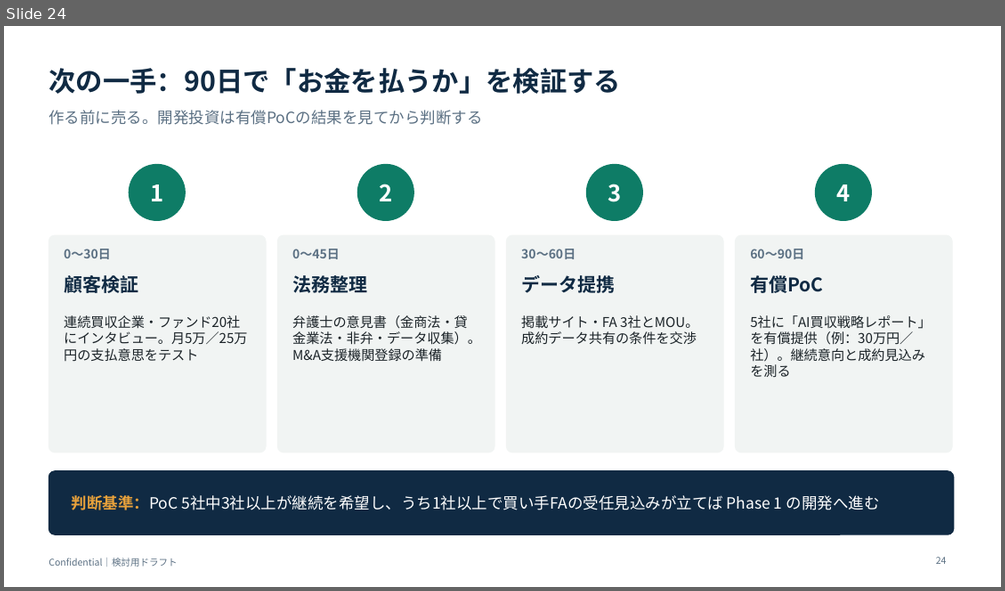
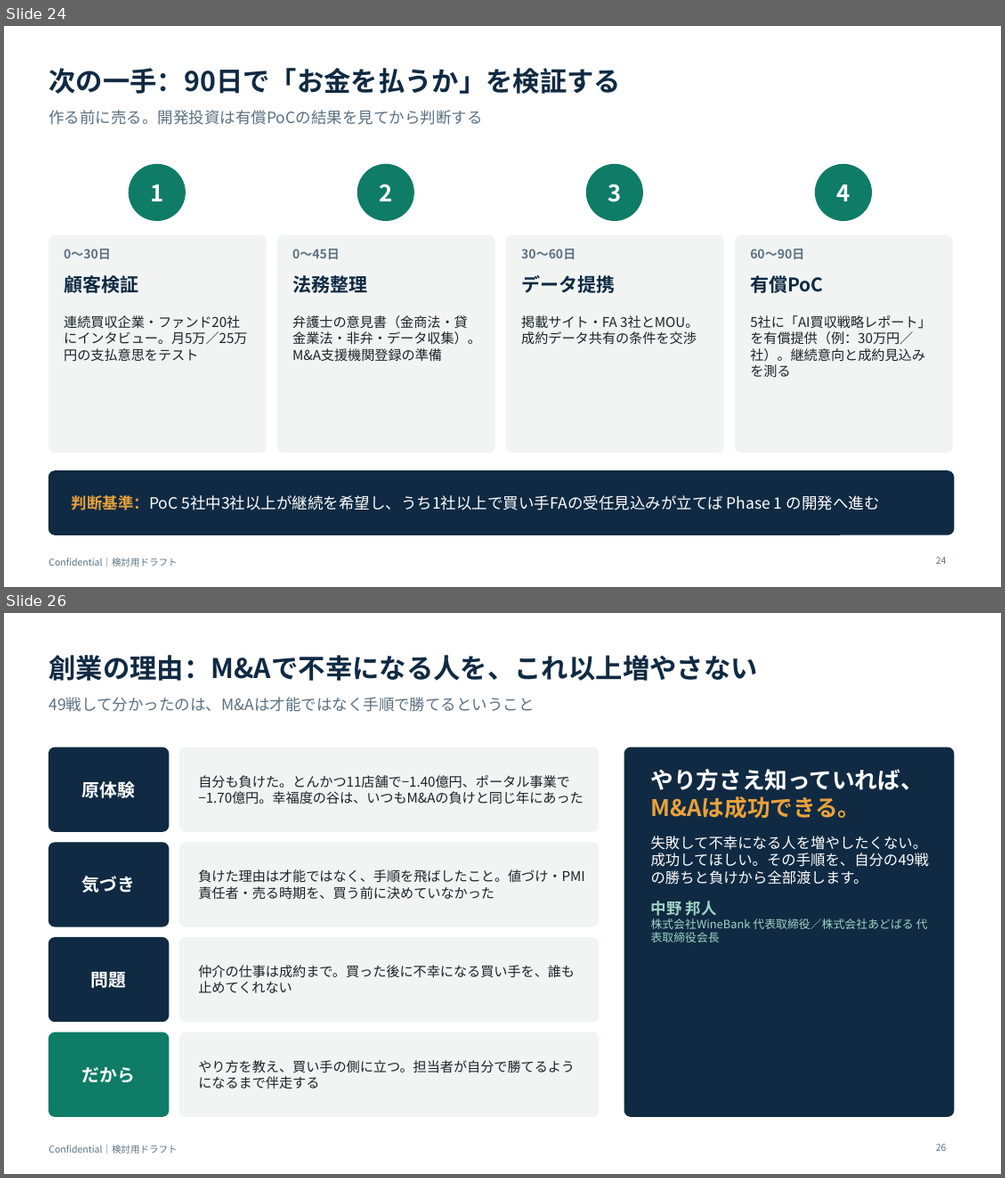
Before and after one commit to nakano-winebank/wine-auction, a slide deck: docs/business/AI_MA_新規事業_レビューと提案.pptx. Shown one above the other, each under a label of ours: slide 24 before the commit, slides 24 and 26 after it; the slides between them are not shown. The pictures are 1005x591 and 1005x1178 pixels, drawn with LibreOffice and Linux fonts; fonts in the diff are those of the drawing. Boxes give left, top, right and bottom in pixels: in the first picture for what was removed or moved away, otherwise in the second. Text is boxed around its words. In the diff, an @@ line names an element or a change of style, - is before the commit and + after.

```diff
--- a/docs/business/AI_MA_新規事業_レビューと提案.pptx
+++ b/docs/business/AI_MA_新規事業_レビューと提案.pptx
@@ slide 26 added at [4,613,1001,1174], background #FFFFFF; not listed: 1 template element that a slide beside it also shows @@
@@ title added at [48,655,757,681], 26 pt, text #102A43, bold @@
+創業の理由：M&Aで不幸になる人を、これ以上増やさない
@@ text added at [48,697,534,712], 15 pt, text #5B7083 @@
+49戦して分かったのは、M&Aは才能ではなく手順で勝てるということ
@@ rounded rectangle added at [48,747,169,831], fill #102A43, outline #102A43 1 pt @@
@@ rounded rectangle added at [179,747,599,831], fill #F1F4F3, outline #F1F4F3 1 pt @@
@@ rounded rectangle added at [624,747,954,1116], fill #102A43, outline #102A43 1 pt @@
@@ text added at [651,769,929,942], 14 pt, text #FFFFFF @@
+やり方さえ知っていれば、
+M&Aは成功できる。
+失敗して不幸になる人を増やしたくない。成功してほしい。その手順を、自分の49戦の勝ちと負けから全部渡します。
+中野 邦人
+株式会社WineBank 代表取締役／株式会社あどばる 代表取締役会長
@@ text added at [82,781,136,798], 17 pt, text #FFFFFF, bold @@
+原体験
@@ text added at [198,775,582,804], 13 pt, text #1B2328 @@
+自分も負けた。とんかつ11店舗で−1.40億円、ポータル事業で−1.70億円。幸福度の谷は、いつもM&Aの負けと同じ年にあった
@@ rounded rectangle added at [48,843,169,926], fill #102A43, outline #102A43 1 pt @@
@@ rounded rectangle added at [179,843,599,926], fill #F1F4F3, outline #F1F4F3 1 pt @@
@@ text added at [82,876,136,892], 17 pt, text #FFFFFF, bold @@
+気づき
@@ text added at [198,869,585,900], 13 pt, text #1B2328 @@
+負けた理由は才能ではなく、手順を飛ばしたこと。値づけ・PMI責任者・売る時期を、買う前に決めていなかった
@@ rounded rectangle added at [48,938,169,1022], fill #102A43, outline #102A43 1 pt @@
@@ rounded rectangle added at [179,938,599,1022], fill #F1F4F3, outline #F1F4F3 1 pt @@
@@ text added at [91,968,127,992], 17 pt, text #FFFFFF, bold @@
+問題
@@ text added at [198,965,574,993], 13 pt, text #1B2328 @@
+仲介の仕事は成約まで。買った後に不幸になる買い手を、誰も止めてくれない
@@ rounded rectangle added at [48,1032,169,1116], fill #0E7C66, outline #0E7C66 1 pt @@
@@ rounded rectangle added at [179,1032,599,1116], fill #F1F4F3, outline #F1F4F3 1 pt @@
@@ text added at [198,1060,574,1088], 13 pt, text #1B2328 @@
+やり方を教え、買い手の側に立つ。担当者が自分で勝てるようになるまで伴走する
@@ text added at [82,1067,136,1082], 17 pt, text #FFFFFF, bold @@
+だから
@@ page number added at [936,1143,947,1151], 9 pt, text #5B7083 @@
+26
```
Also in this commit, not shown: 1 slide changed, 6 other slides added.
